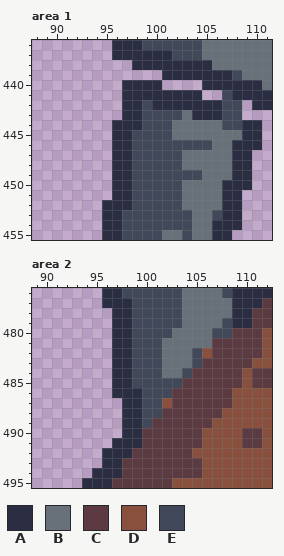
Pixel-art file: res/img/towntiles.aseprite. This is how it looked before the edit.
1024x1024 pixels, 1 frame. Colours within 5 levels of each other are drawn and written as one. Shown: area 1: x 88..111, y 436..455; area 2: x 89..112, y 476..495. The commit also changed other parts of the picture, which this record leaves out.
Visible layers, top first: "Layer 2", "Layer 3".
Palette (. is transparent): A #2b2e42  B #68717a  C #5c3a41  D #8a503e  E #414859
Pixels before, area 1, first column x 95:
436 .AAAEEEEEEBBBBBBB
437 .AAAAAAEEEBBBBBBB
438 ...AAAAAAAABBBBBB
439 ......AAAAAAAEBBB
440 ..AAAA....AAAAAAB
441 ..AAAAAAAA..EAAAA
442 ..AAEAAAAAAAEE.AA
443 ..AAEEEEBAAAEE...
444 .AAAEEEBBBBBEEAA.
445 .AAEEEEBBBBBBBAA.
446 .AAEEEEEEEEBBAAA.
447 .AAEEEEEBBBBBAA..
448 .AAEEEEEBBBBBAA..
449 .AAEEEEEEEBBBAA..
450 .AAEEEEEBBBBAAA..
451 .AAEEEEEBBBBAA...
452 AAAEEEEEBBBBAA...
453 AAEEEEEEEBBEAA...
454 AAEEEEEEEBBAAA...
455 AAEEEEBBEBBAA....
Pixels before, area 2, first column x 94:
476 ..AAEEEEEEBBBBEAAAA
477 ..AAAEEEEEBBBBBAAAC
478 ...AAEEEEEBBBBBAACC
479 ...AAEEEEEBBBBEAACC
480 ...AAEEEEBBBBEECCCD
481 ...AAEEEBBBBBCCCCCD
482 ...AAEEEBBBEDCCCCCD
483 ...AAEEEBBBECCCCCDD
484 ...AAEEEBBECCCCCDCC
485 ...AAEEEEECCCCCCDCC
486 ...AAAEEECCCCCCDDDD
487 ....AAEEDCCCCCCDDDD
488 ....AAEECCCCCCDDDDD
489 ....AAECCCCCCDDDDDD
490 ....AACCCCCCDDDDCCD
491 ...AAACCCCCCDDDDCCD
492 ..AAACCCCCCDDDDDDDD
493 ..AACCCCCCCCDDDDDDD
494 .AAACCCCCCCCDDDDDDD
495 AAACCCCCCDDDDDDDDDD
After:
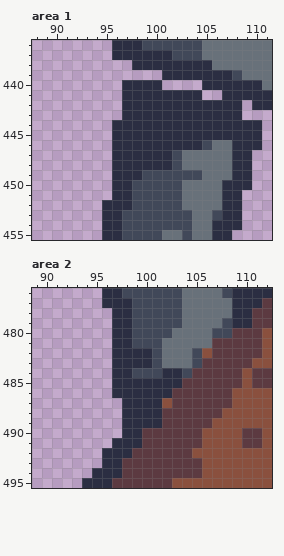
Edits made:
Changed rows in their new state; - is an unchanged pixel.
Area 1, layer "Layer 2":
first column x 98:
441 ---------A-
442 -A-------AA
443 -AAAAA---AA
444 -AAAAAAAAAA
445 AAAAAAAAAAA
446 AAAAAAA----
447 AAAA-------
448 AAAA-------
449 A----------
Area 2, layer "Layer 2":
first column x 99:
482 AA---
483 AA---
484 ---AA
485 AAAAA
486 -AAA-
487 -AA--
488 -AA--
489 -AA--
Where, in picture pixels (left, top, right, bottom), the same in both pictures:
changed: (132, 90, 242, 180)
changed: (132, 348, 182, 428)
